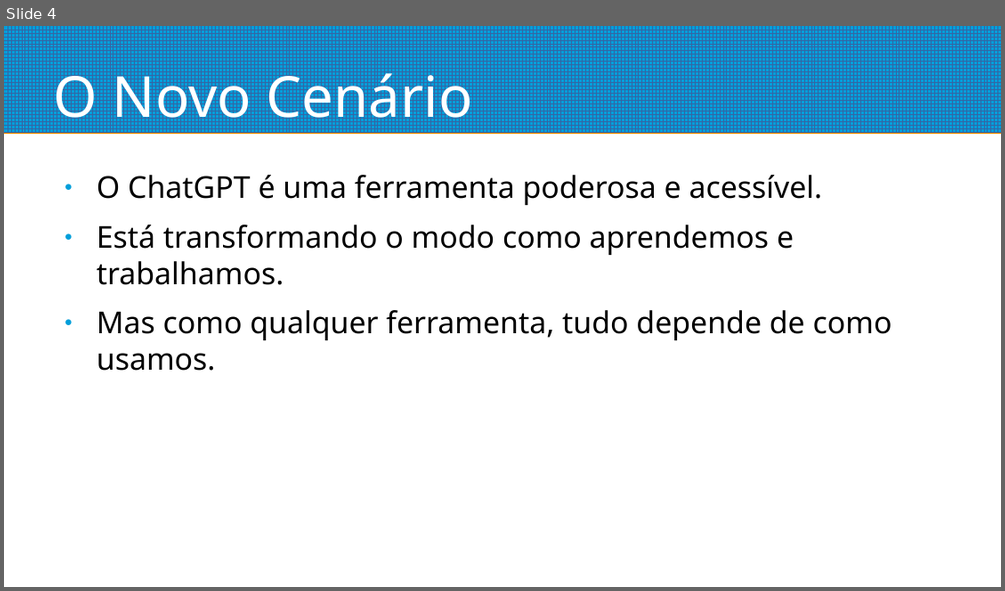
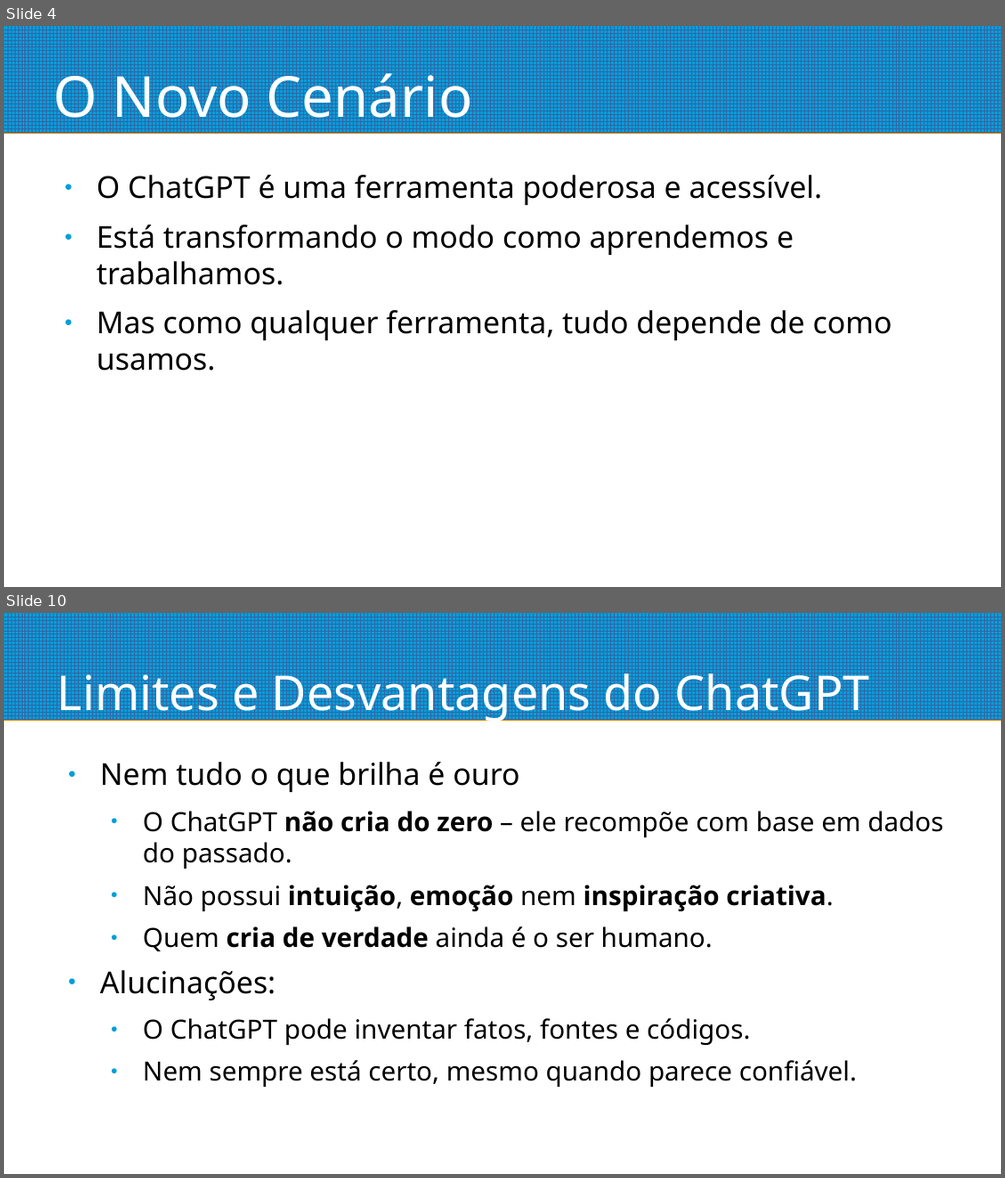
Before and after one commit to pedrosiqueira/ifmsjs, a slide deck: sveltekit-avançado/LLMs.odp. Shown one above the other, each under a label of ours: slide 4 before the commit, slides 4 and 10 after it; the slides between them are not shown. The pictures are 1005x591 and 1005x1178 pixels, drawn with LibreOffice and Linux fonts; fonts in the diff are those of the drawing. Boxes give left, top, right and bottom in pixels: in the first picture for what was removed or moved away, otherwise in the second. Text is boxed around its words. In the diff, an @@ line names an element or a change of style, - is before the commit and + after.

```diff
--- a/sveltekit-avançado/LLMs.odp
+++ b/sveltekit-avançado/LLMs.odp
@@ slide 10 added at (4,613,1001,1174), background #FFFFFF; not listed: 1 template element that a slide beside it also shows @@
@@ title added at (57,666,870,722), 38.2 pt, text #FFFFFF @@
+Limites e Desvantagens do ChatGPT
@@ text added at (100,762,943,1086), 21 pt, text #000000 @@
+● Nem tudo o que brilha é ouro
+  ● O ChatGPT não cria do zero – ele recompõe com base em dados do passado.
+  ● Não possui intuição, emoção nem inspiração criativa.
+  ● Quem cria de verdade ainda é o ser humano.
+● Alucinações:
+  ● O ChatGPT pode inventar fatos, fontes e códigos.
+  ● Nem sempre está certo, mesmo quando parece confiável.
```
Also in this commit, not shown: 8 other slides added, 2 slides removed.
